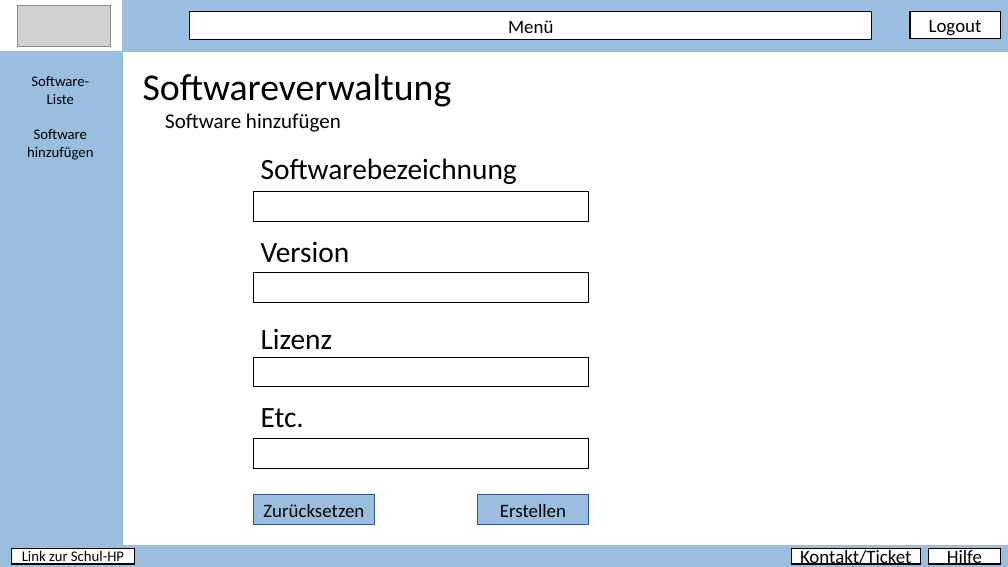
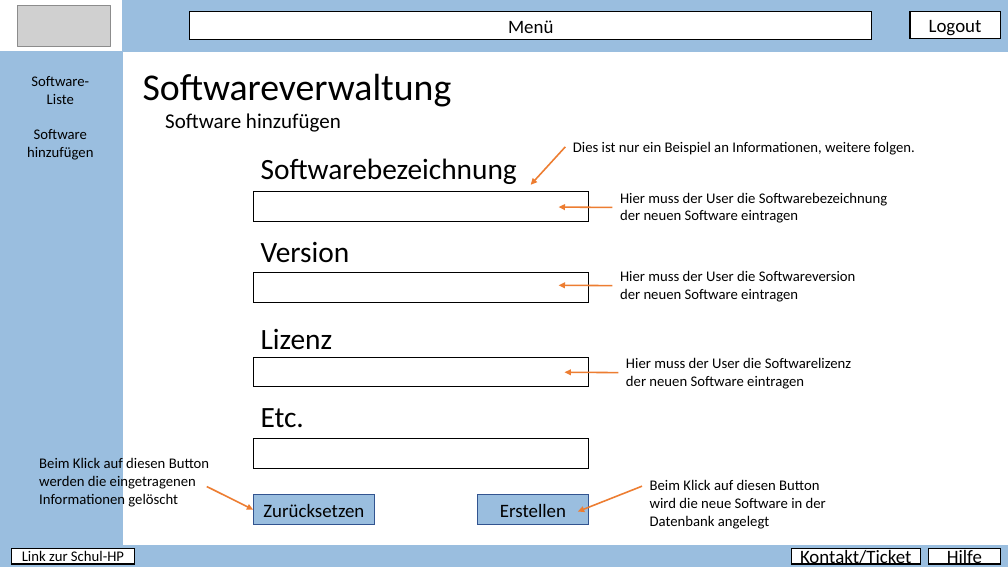
Before and after one commit to PapAnte/g2schoolproject, a slide deck: slide 11 of layout/Layout.pptx. Drawn at 1008x567 pixels with LibreOffice and Linux fonts; fonts in the diff are those of the drawing; grey boxes stand for pictures. Boxes give left, top, right and bottom in pixels: in the first picture for what was removed or moved away, otherwise in the second. Text is boxed around its words. In the diff, an @@ line names an element or a change of style, - is before the commit and + after.

```diff
--- a/layout/Layout.pptx
+++ b/layout/Layout.pptx
@@ arrow added from (566, 147) to (531, 185), #ED7D31 1.5 pt @@
@@ text added at <box>573,141,915,155</box>, 14 pt, text #000000 @@
+Dies ist nur ein Beispiel an Informationen, weitere folgen.
@@ arrow added from (613, 207) to (559, 207), #ED7D31 1.5 pt @@
@@ text added at <box>620,192,887,223</box>, 14 pt, text #000000 @@
+Hier muss der User die Softwarebezeichnung
+der neuen Software eintragen
@@ arrow added from (613, 286) to (559, 285), #ED7D31 1.5 pt @@
@@ text added at <box>620,270,856,302</box>, 14 pt, text #000000 @@
+Hier muss der User die Softwareversion
+der neuen Software eintragen
@@ text added at <box>626,357,851,389</box>, 14 pt, text #000000 @@
+Hier muss der User die Softwarelizenz
+der neuen Software eintragen
@@ arrow added from (619, 373) to (565, 372), #ED7D31 1.5 pt @@
@@ text added at <box>39,458,209,508</box>, 14 pt, text #000000 @@
+Beim Klick auf diesen Button werden die eingetragenen Informationen gelöscht
@@ text added at <box>650,479,826,529</box>, 14 pt, text #000000 @@
+Beim Klick auf diesen Button wird die neue Software in der Datenbank angelegt
@@ arrow added from (207, 487) to (253, 510), #ED7D31 1.5 pt @@
@@ arrow added from (642, 486) to (578, 512), #ED7D31 1.5 pt @@
```
Also in this commit, not shown: 3 other slides changed.
